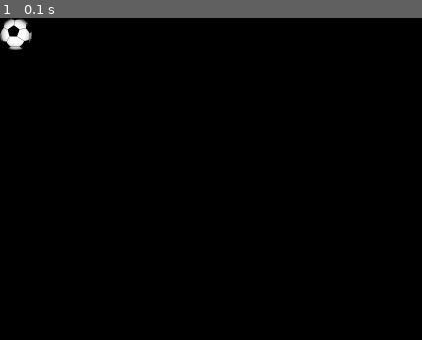
Above: before the commit, frame 1.
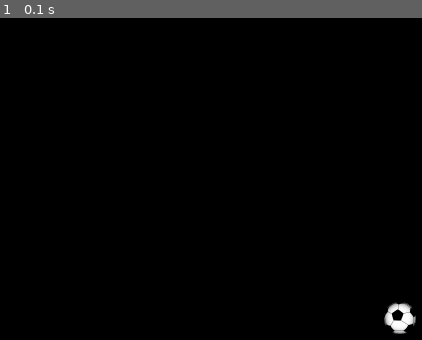
Above: after the commit, the same moment.

Repository: jmedynska/simplegame
Game: pygame game, started from HelloSprite.py
The game is run twice, just before and just after one commit, with the same random seed, the same clock (stepped at 60 frames per second) and the same inputs.
Inputs:
- Up to frame 1 (0.1 s): no input

The runs differ from the first frame. In frame 1, 0.9% of the frame differs, in the area x 0-99%, y 0-99%.

Commit message:
Center the ball

Diff:
--- a/HelloSprite.py
+++ b/HelloSprite.py
@@ -14,6 +14,6 @@
     for event in pygame.event.get():
         if event.type == pygame.QUIT:
             game_over = True
-    screen.blit(sprite1, (0, 0))
+    screen.blit(sprite1, (384, 284))
     pygame.display.update()
 pygame.quit()
